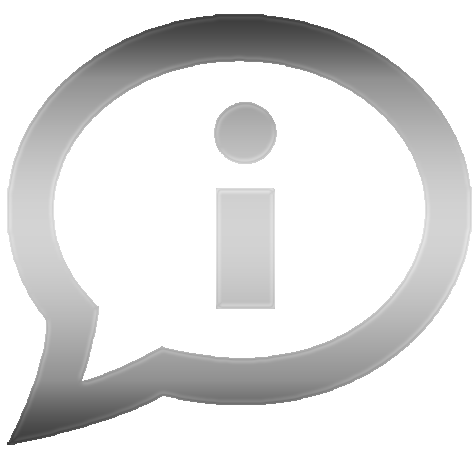
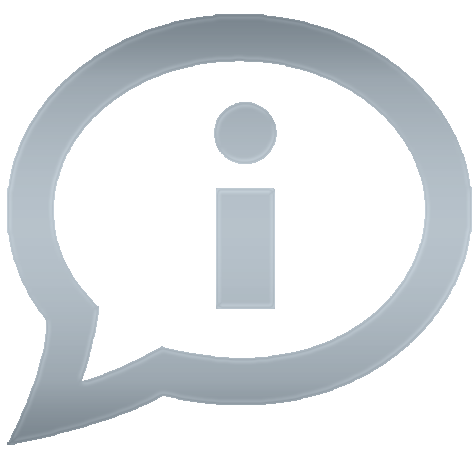
Two versions of the same layered image (475x456). Layer-by-layer changes:
added layer "Layer 2" (20%) above "Layer 1" over [7, 14, 472, 445]
